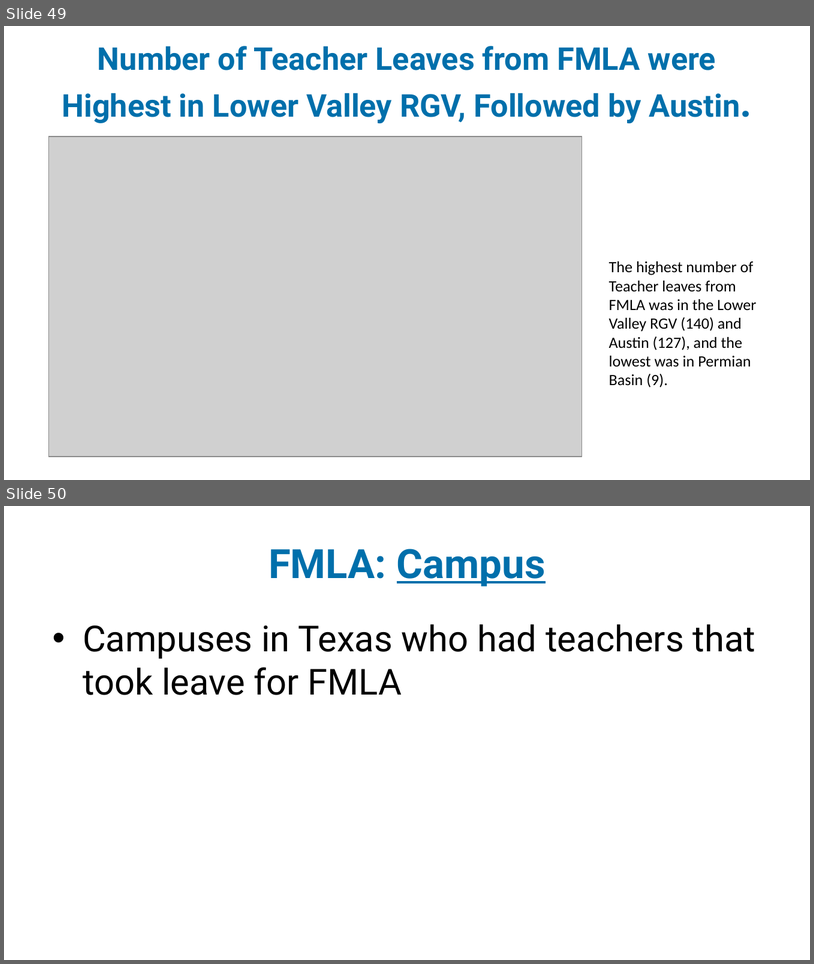
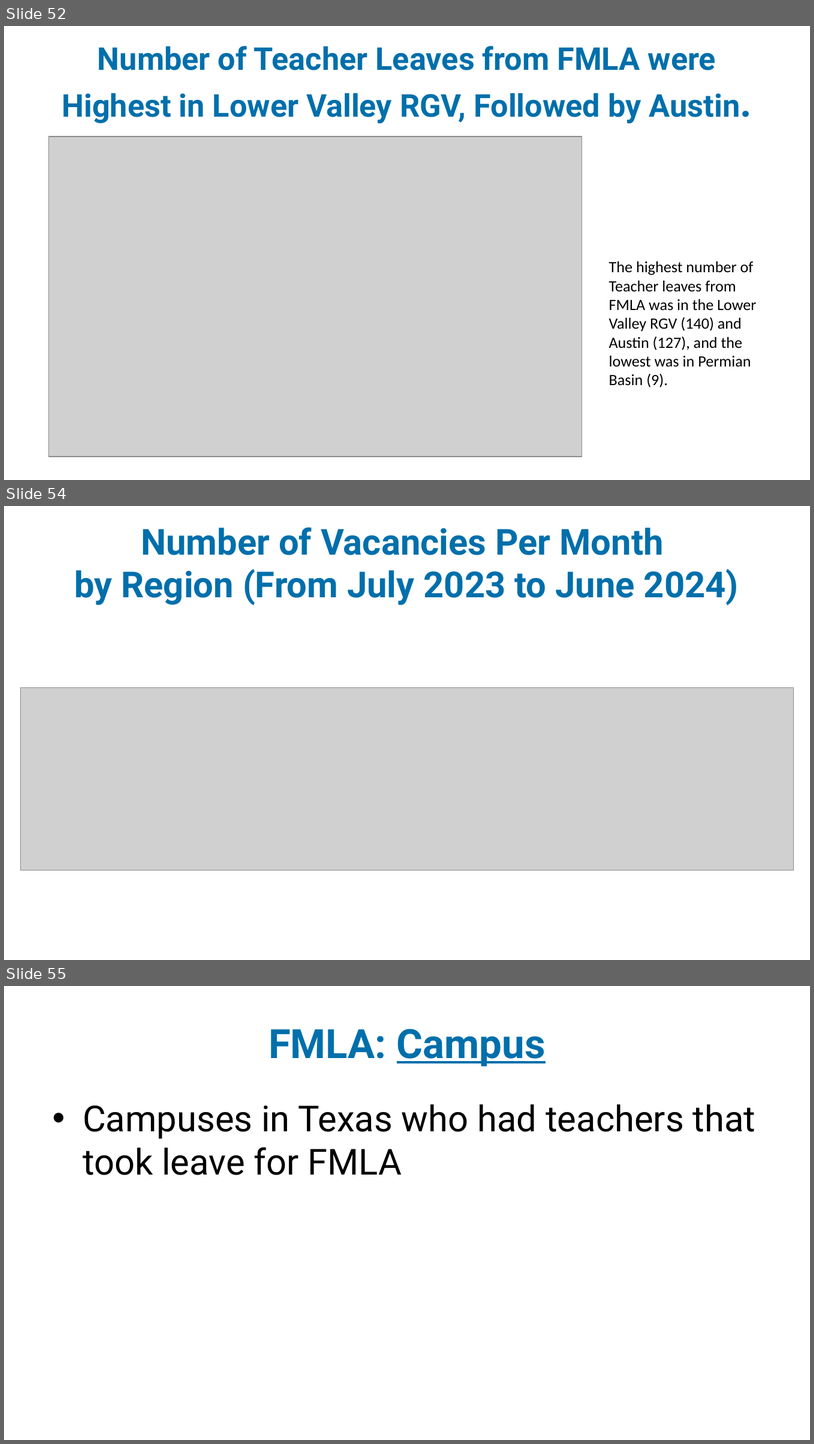
Before and after one commit to idea-analytics/Staffing_Trends_Performance_Vacancies, a slide deck: graphs/Staffing_Part1_23-24_preliminary_report.pptx. Shown one above the other, each under a label of ours: slides 49 and 50 before the commit, slides 52, 54 and 55 after it; the slides between them are not shown. The pictures are 814x964 and 814x1444 pixels, drawn with LibreOffice and Linux fonts; fonts in the diff are those of the drawing; grey boxes stand for pictures; background and template pictures are left out. Boxes give left, top, right and bottom in pixels: in the first picture for what was removed or moved away, otherwise in the second. Text is boxed around its words. In the diff, an @@ line names an element or a change of style, - is before the commit and + after.

```diff
--- a/graphs/Staffing_Part1_23-24_preliminary_report.pptx
+++ b/graphs/Staffing_Part1_23-24_preliminary_report.pptx
@@ slide 54 added at box(4, 506, 810, 960), background picture (left out) @@
@@ title added at box(74, 527, 739, 605), 32 pt, text #006FAB, bold @@
+Number of Vacancies Per Month
+by Region (From July 2023 to June 2024)
@@ picture added at box(21, 687, 794, 870) @@
@@ what was slide 49 is now slide 52 @@
@@ what was slide 50 is now slide 55 @@
```
Also in this commit, not shown: 8 slides changed, 4 other slides added, 3 other files.
